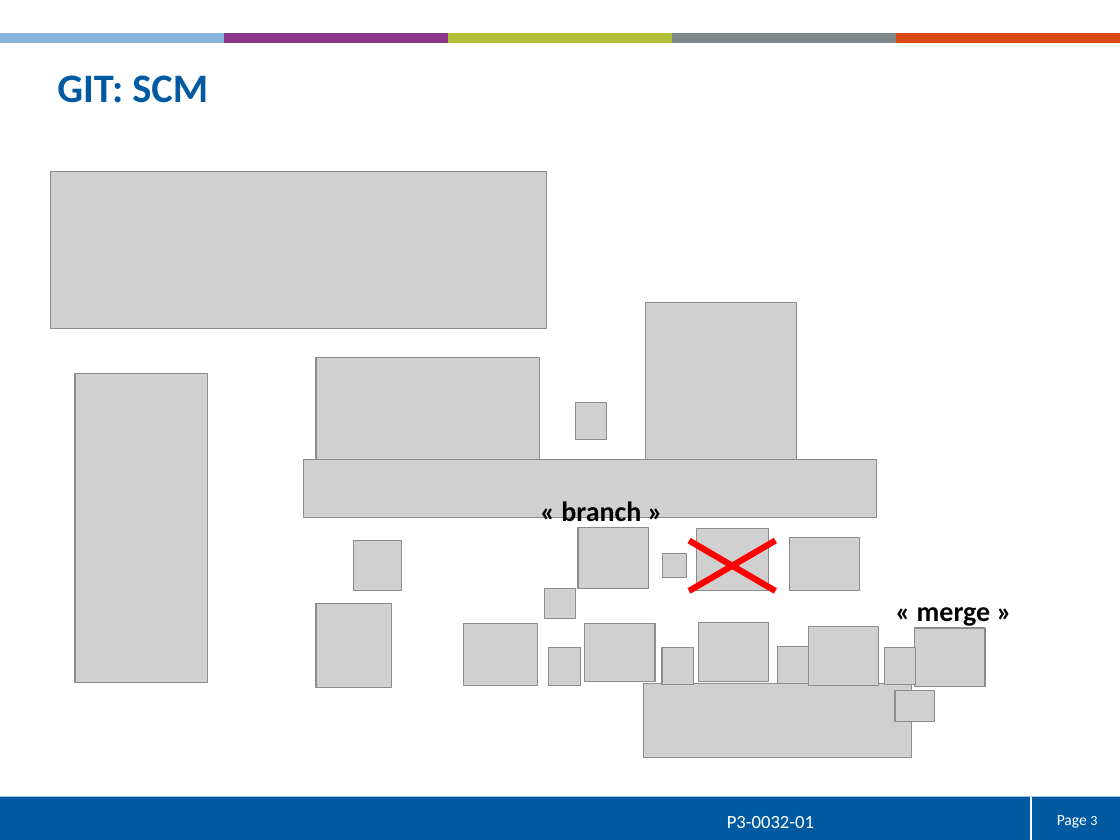
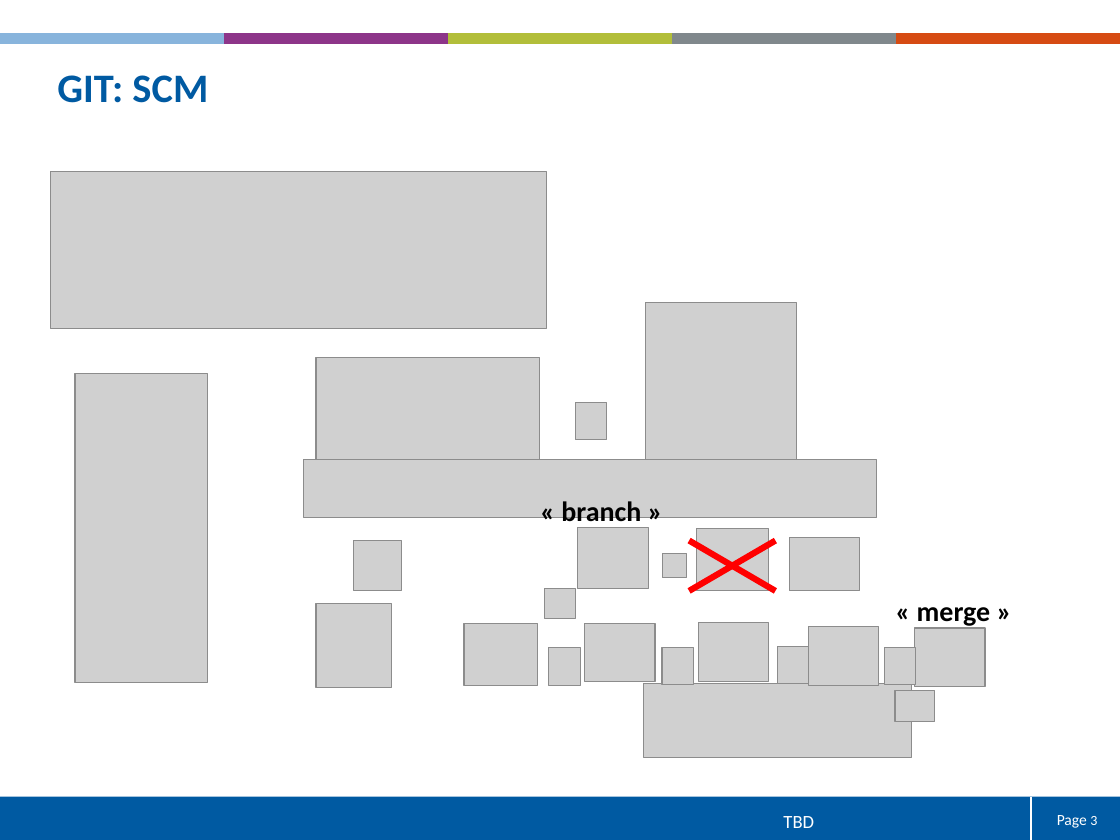
Before and after one commit to tpaskap/GITDOC, a slide deck: slide 3 of ppt/FR_Formation_GIT.pptx. Drawn at 1120x840 pixels with LibreOffice and Linux fonts; fonts in the diff are those of the drawing; grey boxes stand for pictures; background and template pictures are left out. Boxes give left, top, right and bottom in pixels: in the first picture for what was removed or moved away, otherwise in the second. Text is boxed around its words. In the diff, an @@ line names an element or a change of style, - is before the commit and + after.

```diff
--- a/ppt/FR_Formation_GIT.pptx
+++ b/ppt/FR_Formation_GIT.pptx
@@ text at (783,816,814,828): text changed @@
-P3-0032-01
+TBD
```
Also in this commit, not shown: 13 other slides changed, 4 slides added, 4 slides removed.
